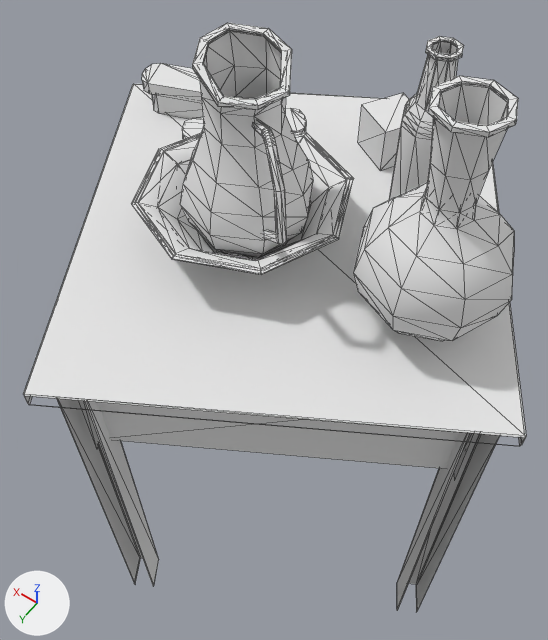
A saved change to the OBJ model Project1/textures/Cuarto/mesa.obj.
Before and after are seen from a 50 mm lens placed at (-1.598, 0.013, 1.688), pointed at (-1.098, -0.686, 0.588). Lighting does not change. The marker at lower left points along +X, +Y and +Z. Mesh edges are drawn as thin lines. Where no turn or scale is listed for an object, it has been applied to the vertices.

In view in the first picture: 'mesa'.
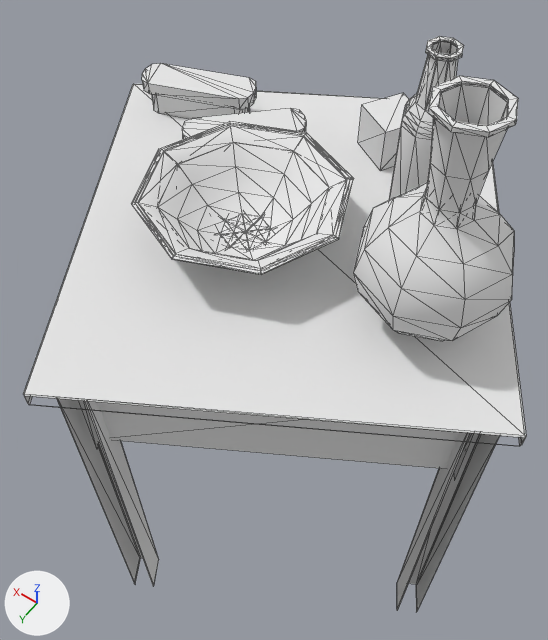
What differs and where, as boxes [x1, y1, x2, y2] in the pictures (548 x 640 px):
'mesa', reshaped: before [23, 23, 526, 612]; after [23, 36, 526, 612]
part 1 of me_mesa, deleted: before [180, 23, 313, 257]
part 2 of me_mesa, deleted: before [252, 120, 286, 245]

What the commit changed:
me_mesa has 876 vertices, 1590 faces and spans x -1.58..-0.655, y -1.177..-0.238, z 0.0..1.185.
me_mesa is used by ob_mesa; location (0.0, 0.0, 0.0).
me_mesa part 1: the loose piece of 128 vertices spanning x -1.176..-0.974, y -0.752..-0.55, z 0.82..1.147 is deleted.
me_mesa part 2: the loose piece of 84 vertices spanning x -1.222..-1.115, y -0.624..-0.532, z 0.913..1.112 is deleted.
